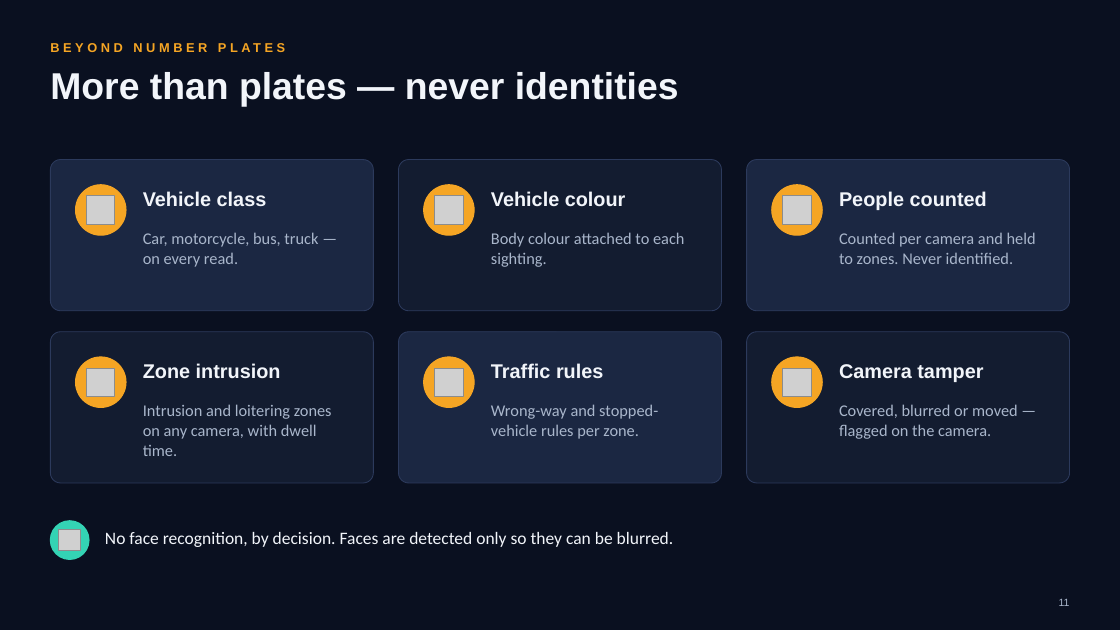
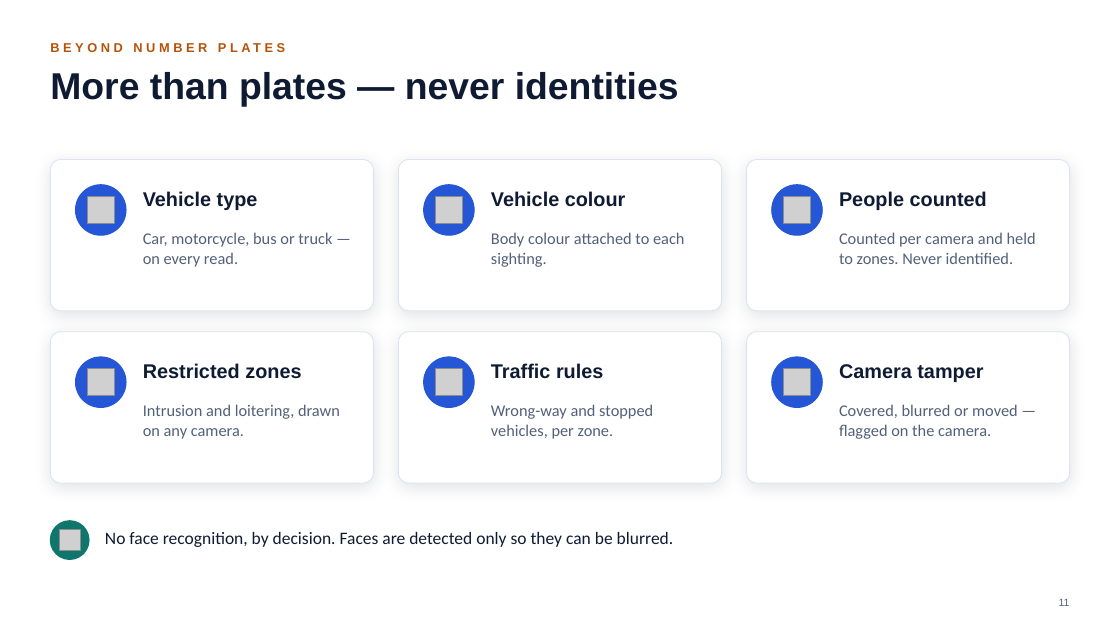
Before and after one commit to parthpatel643/sentinel-hackathon, a slide deck: slide 11 of docs/Sentinel-Finale-Pitch.pptx. Drawn at 1120x630 pixels with LibreOffice and Linux fonts; fonts in the diff are those of the drawing; grey boxes stand for pictures. Boxes give left, top, right and bottom in pixels: in the first picture for what was removed or moved away, otherwise in the second. Text is boxed around its words. In the diff, an @@ line names an element or a change of style, - is before the commit and + after.

```diff
--- a/docs/Sentinel-Finale-Pitch.pptx
+++ b/docs/Sentinel-Finale-Pitch.pptx
@@ background #0A1020 to #FFFFFF @@
@@ text "BEYOND NUMBER PLATES" at (50, 35, 1070, 60): text colour #F5A524 to #B45309 @@
@@ text at (143, 191, 258, 210): text changed; text colour #F2F5FA to #0F1B33 @@
-Vehicle class
+Vehicle type
@@ text at (143, 232, 332, 267): text changed; text colour #A9B6CB to #536079 @@
-Car, motorcycle, bus, truck — on every read.
+Car, motorcycle, bus or truck — on every read.
@@ fill #1B2742 to #FFFFFF; outline #2C3A5C 0.75 pt to #DDE3EE 0.75 pt; shadow on in 3 elements at (50, 160, 373, 311), (747, 160, 1070, 311), (398, 332, 721, 483) @@
@@ fill #131C30 to #FFFFFF; outline #2C3A5C 0.75 pt to #DDE3EE 0.75 pt; shadow on in 3 elements at (398, 160, 721, 311), (50, 332, 373, 483), (747, 332, 1070, 483) @@
@@ fill #F5A524 to #2456D6; outline #F5A524 1 pt to #2456D6 1 pt in 6 elements at (76, 185, 126, 235), (423, 185, 474, 235), (772, 185, 823, 235), (76, 357, 126, 408), (423, 357, 474, 408), (772, 357, 823, 408) @@
@@ text at (143, 363, 301, 379): text changed; text colour #F2F5FA to #0F1B33 @@
-Zone intrusion
+Restricted zones
@@ text at (143, 404, 340, 439): text changed; text colour #A9B6CB to #536079 @@
-Intrusion and loitering zones on any camera, with dwell time.
+Intrusion and loitering, drawn on any camera.
@@ text at (491, 404, 653, 439): text changed; text colour #A9B6CB to #536079 @@
-Wrong-way and stopped-vehicle rules per zone.
+Wrong-way and stopped vehicles, per zone.
@@ text colour #A9B6CB to #536079 in 4 elements at (1059, 599, 1070, 606), (491, 232, 684, 267), (839, 232, 1036, 264), (839, 404, 1018, 439) @@
@@ ellipse at (50, 521, 89, 560): fill #34D3B4 to #0F766E; outline #34D3B4 1 pt to #0F766E 1 pt @@
@@ text colour #F2F5FA to #0F1B33 in 6 elements at (50, 72, 679, 107), (491, 191, 626, 207), (839, 191, 987, 210), (491, 363, 603, 379), (839, 364, 983, 382), (105, 532, 674, 547) @@
```
Also in this commit, not shown: 10 other slides changed, 7 slides added, 6 slides removed, 16 other files.
